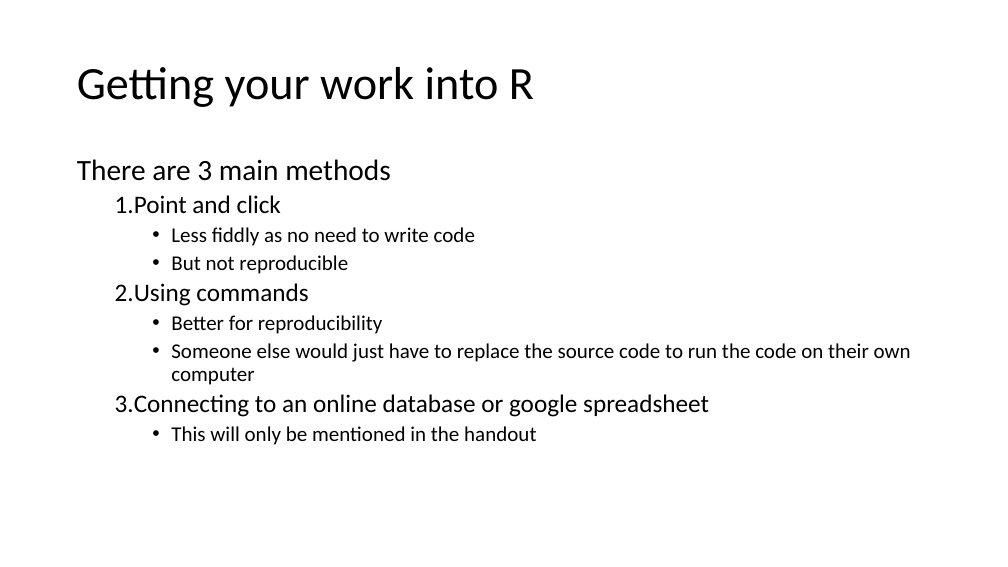
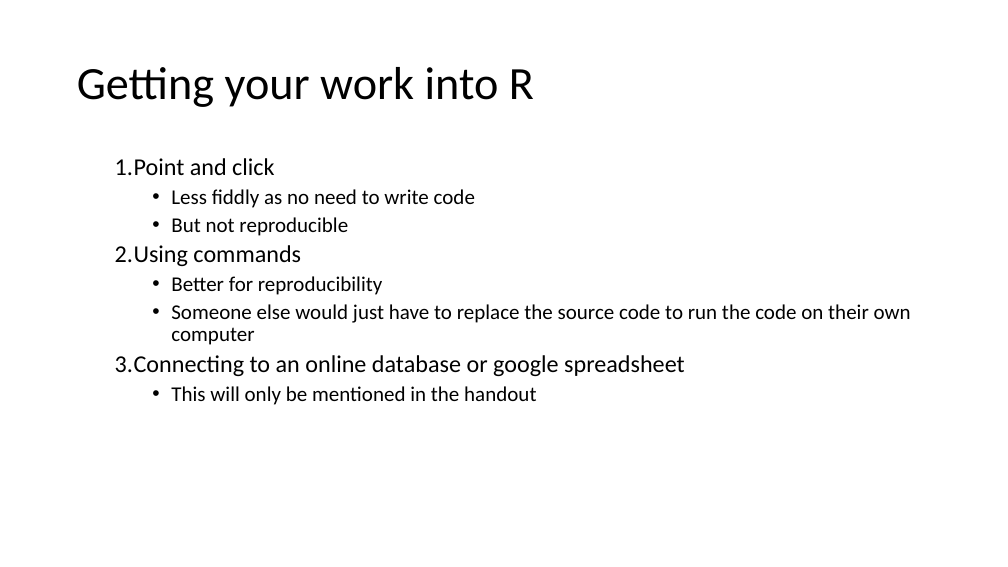
Before and after one commit to ClinicianCoders/ClinicianCoders, a slide deck: slide 12 of Workshops/Workshop3.pptx. Drawn at 1008x567 pixels with LibreOffice and Linux fonts; fonts in the diff are those of the drawing. Boxes give left, top, right and bottom in pixels: in the first picture for what was removed or moved away, otherwise in the second. Text is boxed around its words. In the diff, an @@ line names an element or a change of style, - is before the commit and + after.

Commit message:
Fix overly large code font size in recent knits
Prior to this commit, rekniting slides results in code chunk font sizes
larger than before, causing some sections to overflow off the slide.
This commit edits Images/template.pptx to restore formatting to as close
as possible the original look. This was done by editing the headings in
the Master Slide. The fix isn't perfect, notably whenever normal text is
used now with no heading at all, it is too small. As a result, I've
edited Rmd files where neccessary to ensure all normal text has bullets.
I then reknit all Rmd files with the new template and looked them over
to make sure nothing looks dodgy.

```diff
--- a/Workshops/Workshop3.pptx
+++ b/Workshops/Workshop3.pptx
@@ text at <box>77,159,391,181</box>: paragraph removed @@
-There are 3 main methods
@@ text at <box>115,158,685,376</box>: size 24 to 23 pt in "Point and click", "Using commands", "Connecting to an online database or google ..." @@
```
Also in this commit, not shown: 32 other slides changed, 12 other files.
